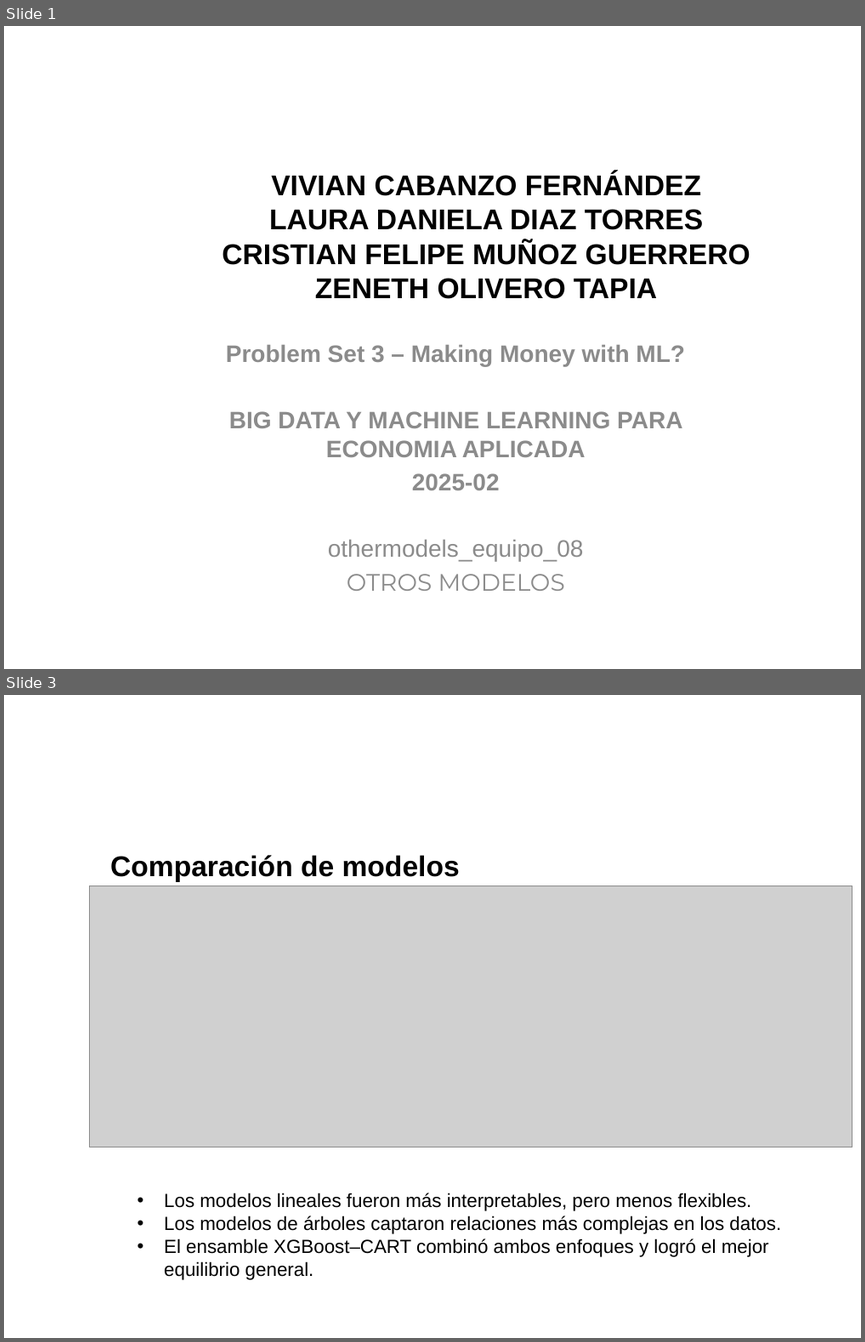
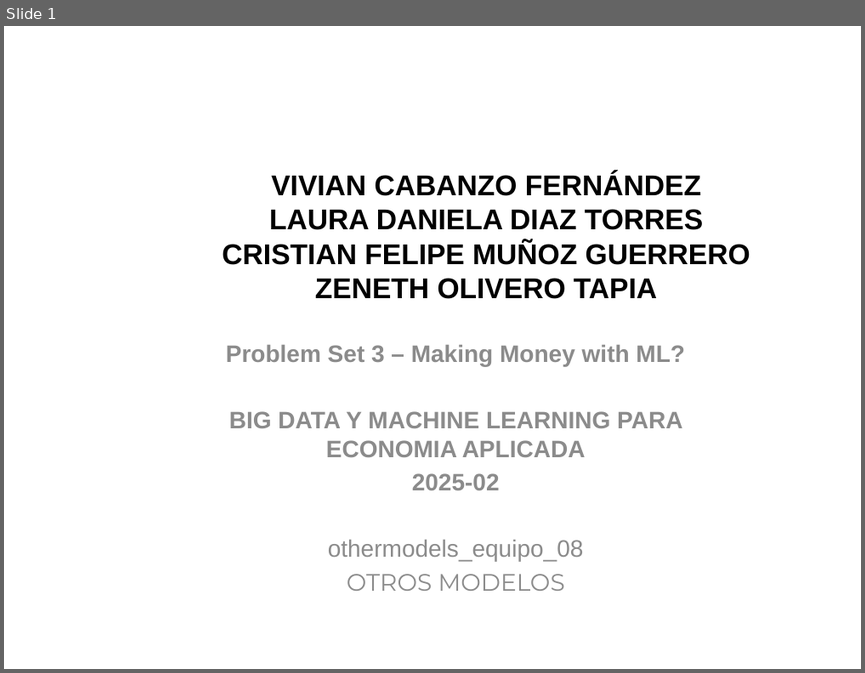
Before and after one commit to zoliverot/Taller3_Making-Money-with-ML, a slide deck: reports/slides/othermodels_equipo_08.pptx. Shown one above the other, each under a label of ours: slides 1 and 3 before the commit, slide 1 after it; the slides between them are not shown. The pictures are 865x1342 and 865x673 pixels, drawn with LibreOffice and Linux fonts; fonts in the diff are those of the drawing; grey boxes stand for pictures; background and template pictures are left out. Boxes give left, top, right and bottom in pixels: in the first picture for what was removed or moved away, otherwise in the second. Text is boxed around its words. In the diff, an @@ line names an element or a change of style, - is before the commit and + after.

Commit message:
actualizacion slides best model

```diff
--- a/reports/slides/othermodels_equipo_08.pptx
+++ b/reports/slides/othermodels_equipo_08.pptx
@@ slide 3 removed at bbox=[4, 695, 861, 1338], background picture (left out) @@
@@ title removed at bbox=[110, 855, 460, 882] @@
-Comparación de modelos
@@ picture removed at bbox=[90, 885, 852, 1146] @@
@@ text removed at bbox=[164, 1192, 781, 1280] @@
-• Los modelos lineales fueron más interpretables, pero menos flexibles.
-• Los modelos de árboles captaron relaciones más complejas en los datos.
-• El ensamble XGBoost–CART combinó ambos enfoques y logró el mejor equilibrio general.
```
Also in this commit, not shown: 1 slide added, 4 other slides removed, 2 other files.
